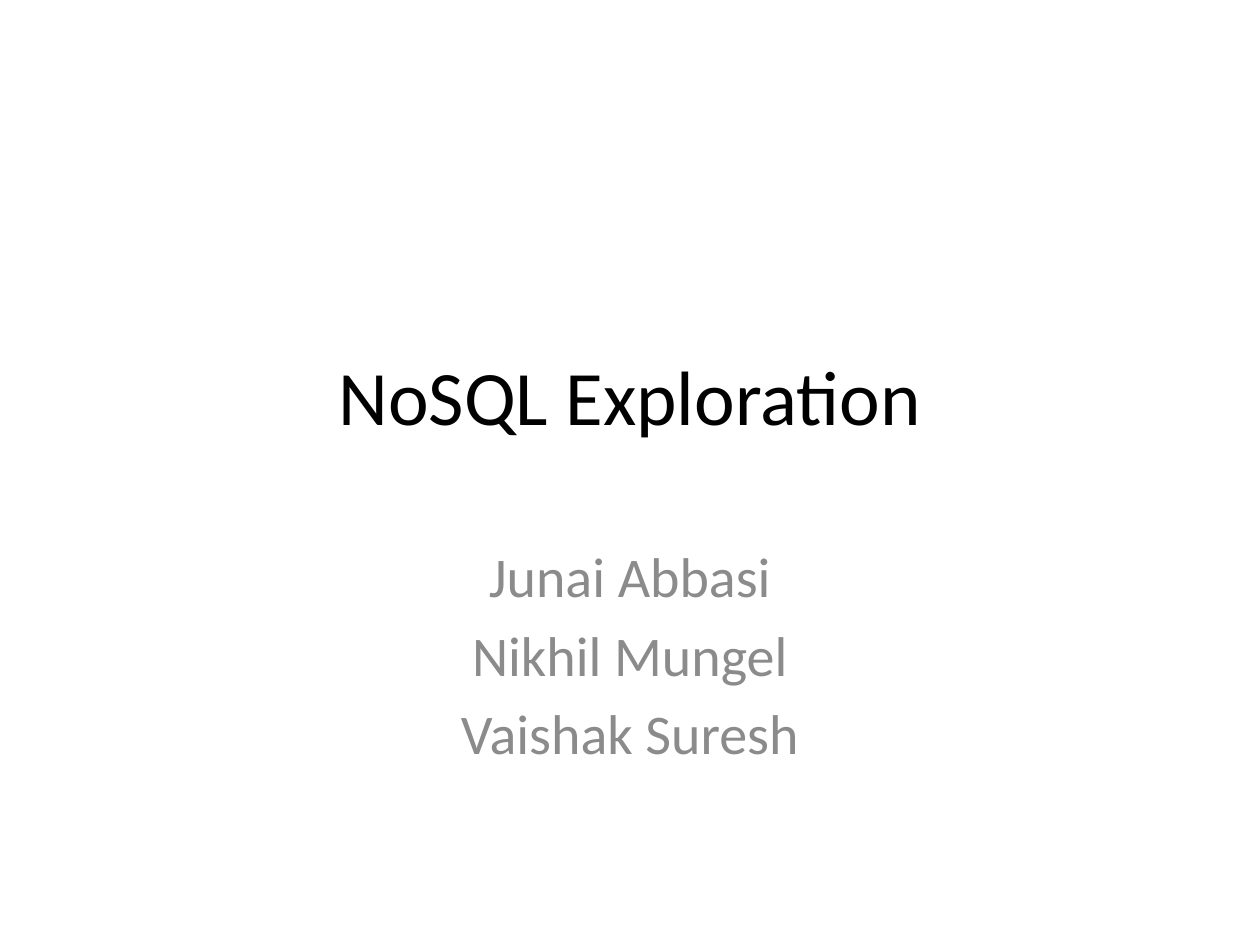
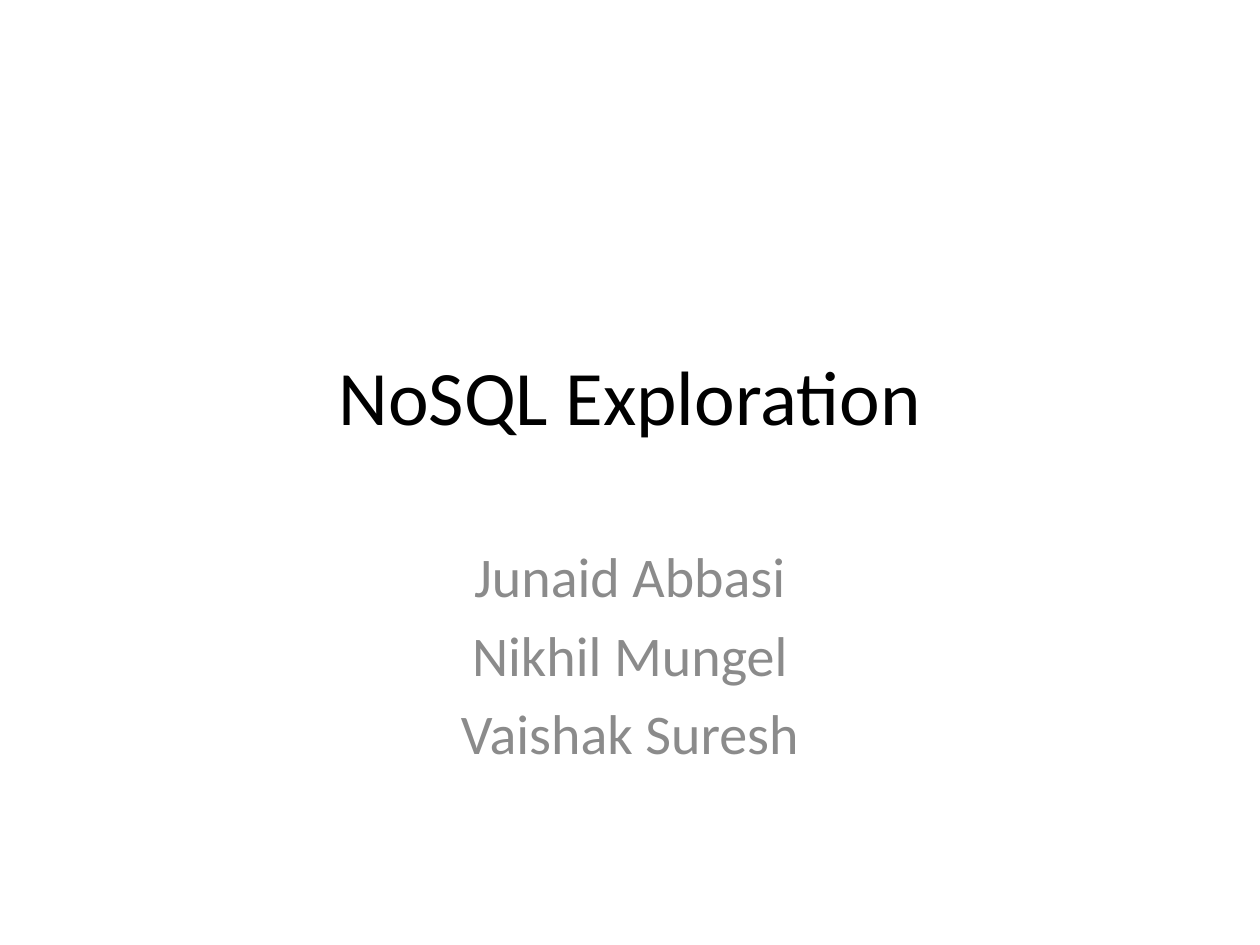
Before and after one commit to vaishaksuresh/cmpe226nosql, a slide deck: slide 1 of NoSQL Exploration.pptx. Drawn at 1260x945 pixels with LibreOffice and Linux fonts; fonts in the diff are those of the drawing. Boxes give left, top, right and bottom in pixels: in the first picture for what was removed or moved away, otherwise in the second. Text is boxed around its words. In the diff, an @@ line names an element or a change of style, - is before the commit and + after.

Commit message:
name typo

```diff
--- a/NoSQL Exploration.pptx
+++ b/NoSQL Exploration.pptx
@@ subtitle at (474,558,785,598): text changed @@
-Junai Abbasi
+Junaid Abbasi
```
